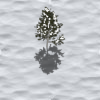
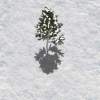
Comparing the layer stacks of the two 100×100 images. Changes:
painted on "Pasted Layer" over [left=0, top=0, right=100, bottom=100]
